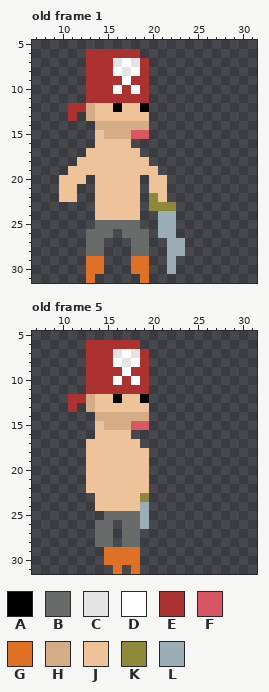
One commit to this pixel-art file: assets/textures/spritesheets/new_player.ase. Above, as it was before the edit.
32x32 pixels, 11 frames. Shown: old frame 1: x 7..31, y 5..31; old frame 5: x 7..31, y 5..31. The commit also changed other frames, which this record leaves out.
Palette (. is transparent): A #000000  B #696a6a  C #e4e4e4  D #ffffff  E #ac3232  F #d95763  G #df7126  H #d4ac86  J #eec39a  K #8d8939  L #9badb7
Pixels before, old frame 1, first column x 10:
 6 ...EEEEEE.....
 7 ...EEECDCE....
 8 ...EEEDCDE....
 9 ...EEEEDEE....
10 ...EEEDEDE....
11 ...EEEEEEE....
12 .EEHJJAJJA....
13 .E.HJJJJJJ....
14 ....HHHHHH....
15 ....JHHHFF....
16 ....JJJJ......
17 ...JJJJJJ.....
18 ..JJJJJJJJ....
19 .JJJJJJJJJJ...
20 JJJ.JJJJJ.JJ..
21 JJ..JJJJJ.JJ..
22 JJ..JJJJJ.KJ..
23 ....JJJJJ.KKK.
24 ....JJJJJ..LL.
25 ....BBBBB..LL.
26 ...BBB.BBB.LL.
27 ...BB...BB..LL
28 ...BB...BB..LL
29 ...GG...GG..L.
30 ...GG...GG..L.
31 ...G.....G....
Pixels before, old frame 5, first column x 11:
 6 ..EEEEEE.
 7 ..EEECDCE
 8 ..EEEDCDE
 9 ..EEEEDEE
10 ..EEEDEDE
11 ..EEEEEEE
12 EEHJJAJJA
13 E.HJJJJJJ
14 ...HHHHHH
15 ...JHHHFF
16 ...JJJJ..
17 ..JJJJJJ.
18 ..JJJJJJJ
19 ..JJJJJJJ
20 ..JJJJJJJ
21 ..JJJJJJJ
22 ..JJJJJJJ
23 ...JJJJJK
24 ...JJJJJL
25 ....BBBBL
26 ...BB.BBL
27 ...BB.BB.
28 ...BB.BB.
29 ....GGGG.
30 ....GGGG.
31 .....G.G.
The same view after the edit:
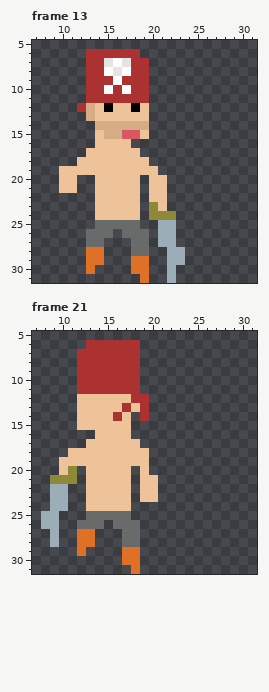
A new or re-ordered frame is compared with the old frame closest to it.
Edits made:
frames 11 -> 21
Frame 13 is new; against old frame 1:
Colour J gives way to colour A in row 12 at x 15 and 18.
Colour D gives way to colour C in row 7 at x 17; in row 8 at x 16.
Colour E gives way to colour C in row 7 at x 15.
Colour C gives way to colour D in row 7 at x 16; in row 8 at x 17.
Colour E gives way to colour D in row 8 at x 15; in row 9 at x 16; in row 10 at x 15 and 17.
Colour C gives way to colour E in row 7 at x 18.
Colour D gives way to colour E in row 8 at x 18; in row 9 at x 17; in row 10 at x 16 and 18.
Colour H gives way to colour F in row 15 at x 17.
Colour B gives way to colour G in row 28 at x 13 to 14.
The edit adds colour J in row 19 at x 10.
Colour A gives way to colour J in row 12 at x 16 and 19.
Colour F gives way to colour J in row 15 at x 19.
Colour K gives way to colour J in row 22 at x 20; in row 23 at x 21.
The edit adds colour K in row 24 at x 20.
Colour L gives way to colour K in row 24 at x 21 to 22.
The edit adds colour L in row 27 at x 21; in row 29 at x 23; in row 31 at x 22.
Colour E is gone in rows 12 to 13 at x 11.
Colour G is gone in row 30 at x 14; in row 31 at x 13.
Colour J is gone in row 20 at x 12; in row 22 at x 10 to 11.
Colour K is gone in row 23 at x 22.
Colour L is gone in row 27 at x 23.
Frame 21 is new; against old frame 5:
The edit adds colour B in row 25 at x 13 to 14; in row 26 at x 12 to 13 and 16.
The edit adds colour E in rows 7 to 11 at x 12.
Colour A gives way to colour E in row 12 at x 19.
Colour C gives way to colour E in row 7 at x 16 and 18; in row 8 at x 17.
Colour D gives way to colour E in row 7 at x 17; in row 8 at x 16 and 18; in row 9 at x 17; in row 10 at x 16 and 18.
Colour H gives way to colour E in row 14 at x 16 and 19.
Colour J gives way to colour E in row 12 at x 18; in row 13 at x 17 and 19.
The edit adds colour G in rows 27 to 28 at x 12 to 13; in row 29 at x 12.
The edit adds colour J in row 13 at x 12; in rows 14 to 15 at x 12 to 13; in row 18 at x 11 to 12; in row 19 at x 10 to 12; in row 20 at x 10; in rows 21 to 22 at x 20.
The edit adds colour J in row 23 at x 13 and 20; in row 24 at x 13.
Colour A gives way to colour J in row 12 at x 16.
Colour E gives way to colour J in row 12 at x 12.
Colour H gives way to colour J in rows 12 to 13 at x 13; in row 14 at x 14 to 15 and 17; in row 15 at x 15 to 17.
Colour K gives way to colour J in row 23 at x 19.
The edit adds colour K in row 20 at x 11; in row 21 at x 9 to 11.
The edit adds colour L in rows 22 to 24 at x 9 to 10; in rows 25 to 26 at x 8 to 9; in rows 27 to 28 at x 9.
Colour B is gone in row 25 at x 18; in row 26 at x 15; in rows 27 to 28 at x 14 to 15.
Colour E is gone in rows 7 to 11 at x 19; in rows 12 to 13 at x 11.
Colour F is gone in row 15 at x 18 to 19.
Colour G is gone in rows 29 to 30 at x 15 to 16; in row 31 at x 16.
Colour H is gone in row 14 at x 18.
Colour J is gone in rows 20 to 24 at x 18.
Colour L is gone in rows 24 to 26 at x 19.
Pixel boxes of the changes (left, top, right, bottom) in both pictures:
changed: (68, 58, 149, 139)
changed: (59, 166, 86, 202)
changed: (149, 193, 185, 283)
changed: (86, 247, 104, 283)
changed: (41, 349, 158, 574)
